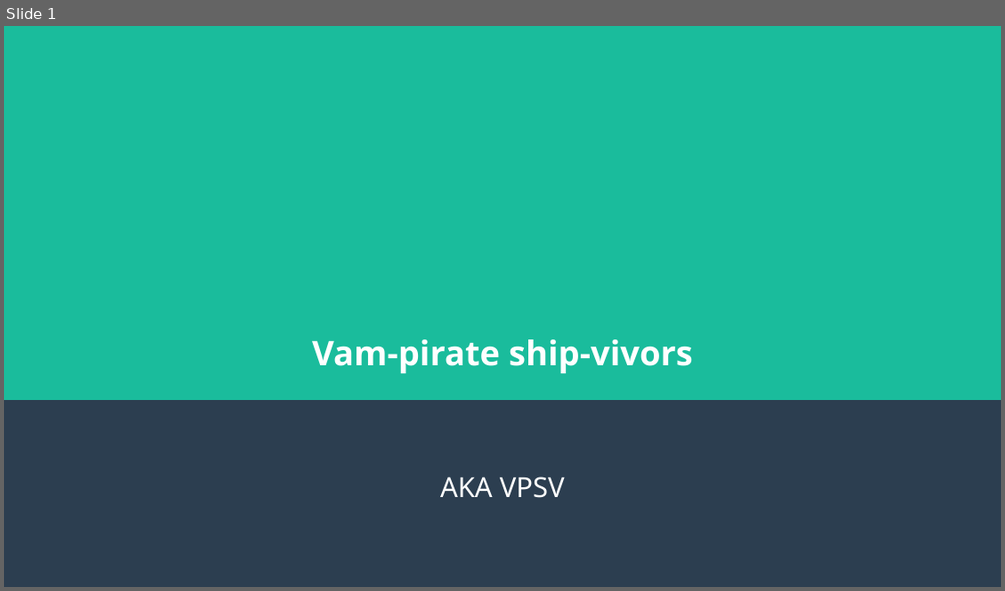
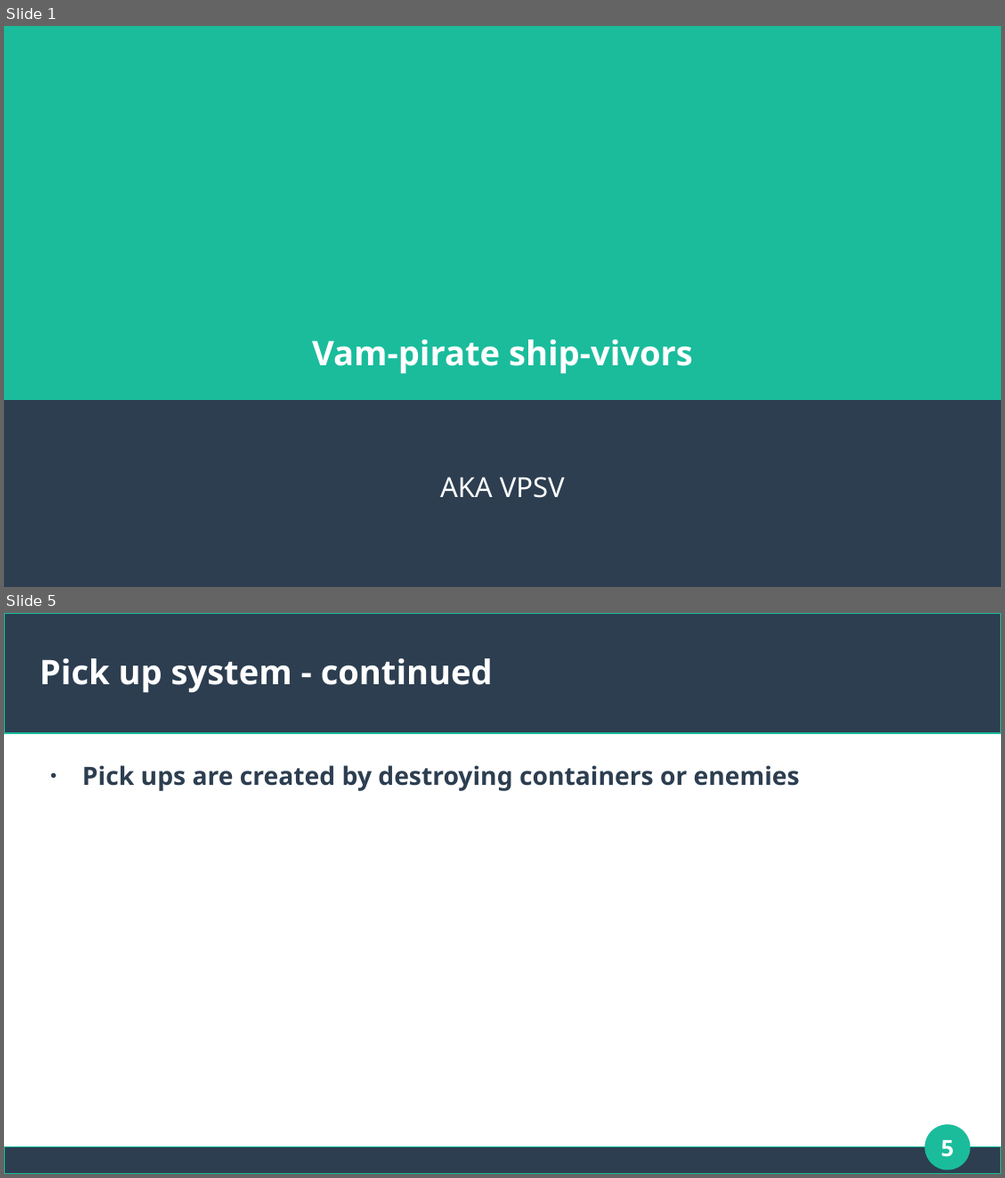
Before and after one commit to ktosox/Tool_Box_2, a slide deck: projects/vam-pirate_ship-vivors_2/GDD.odp. Shown one above the other, each under a label of ours: slide 1 before the commit, slides 1 and 5 after it; the slides between them are not shown. The pictures are 1005x591 and 1005x1178 pixels, drawn with LibreOffice and Linux fonts; fonts in the diff are those of the drawing. Boxes give left, top, right and bottom in pixels: in the first picture for what was removed or moved away, otherwise in the second. Text is boxed around its words. In the diff, an @@ line names an element or a change of style, - is before the commit and + after.

```diff
--- a/projects/vam-pirate_ship-vivors_2/GDD.odp
+++ b/projects/vam-pirate_ship-vivors_2/GDD.odp
@@ slide 5 added at box(4, 613, 1001, 1174), background #FFFFFF @@
@@ rectangle added at box(4, 613, 1001, 733), fill #2C3E50, outline #1ABC9C 0.85 pt @@
@@ title added at box(40, 658, 493, 692), 27 pt, text #FFFFFF, bold @@
+Pick up system - continued
@@ text added at box(82, 765, 800, 791), 20 pt, text #2C3E50, bold @@
+● Pick ups are created by destroying containers or enemies
@@ ellipse added at box(926, 1125, 970, 1169), fill #1ABC9C, outline #1ABC9C 0.85 pt @@
@@ page number added at box(941, 1140, 955, 1157), 18 pt, text #FFFFFF, bold @@
+5
@@ rectangle added at box(4, 1148, 1001, 1174), fill #2C3E50, outline #1ABC9C 0.85 pt @@
```
Also in this commit, not shown: 5 slides changed, 5 other files.
